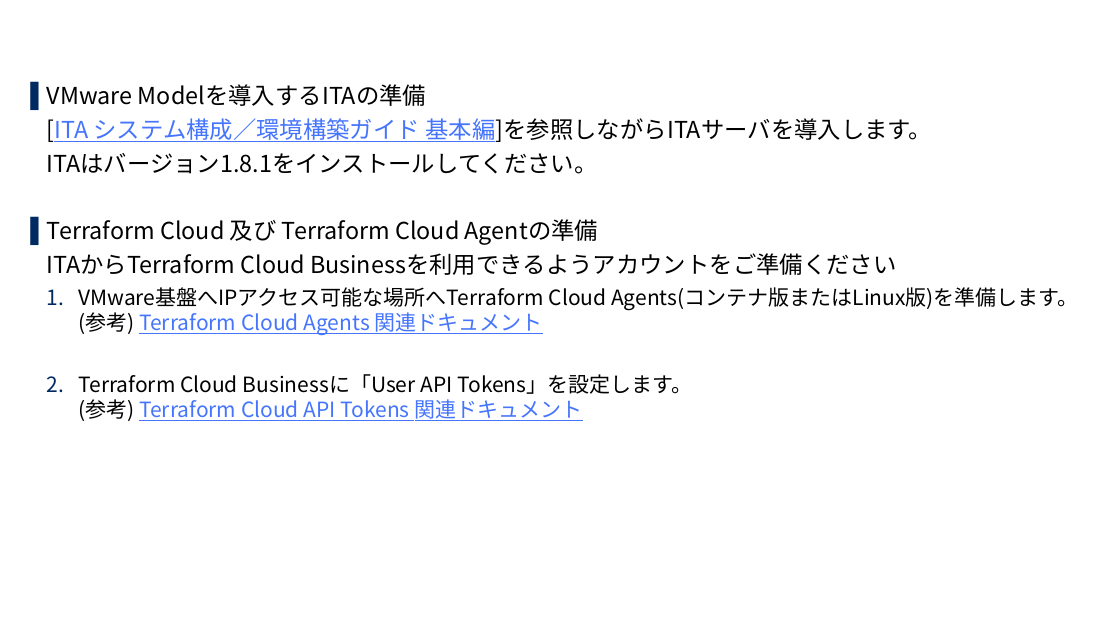
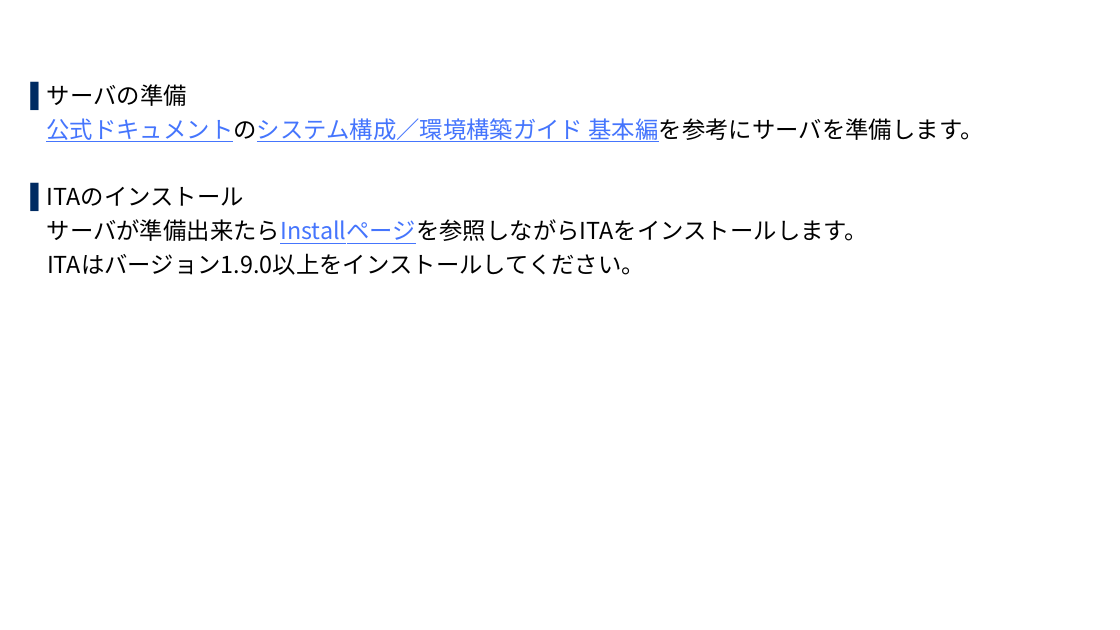
Before and after one commit to exastro-suite/SettingSamples-VMware, a slide deck: slide 9 of docs/setting-samples-vmware-install_ja.pptx (slide 6 before the commit). Drawn at 1120x630 pixels with LibreOffice and Linux fonts; fonts in the diff are those of the drawing; background and template pictures are left out. Boxes give left, top, right and bottom in pixels: in the first picture for what was removed or moved away, otherwise in the second. Text is boxed around its words. In the diff, an @@ line names an element or a change of style, - is before the commit and + after.

```diff
--- a/docs/setting-samples-vmware-install_ja.pptx
+++ b/docs/setting-samples-vmware-install_ja.pptx
@@ text at (46, 84, 984, 275): text changed @@
-▌ VMware Modelを導入するITAの準備
-[ITA システム構成／環境構築ガイド 基本編]を参照しながらITAサーバを導入します。
-ITAはバージョン1.8.1をインストールしてください。
-▌ Terraform Cloud 及び Terraform Cloud Agentの準備
-ITAからTerraform Cloud Businessを利用できるようアカウントをご準備ください
-  1. VMware基盤へIPアクセス可能な場所へTerraform Cloud Agents(コンテナ版またはLinux版)を準備します。
-     (参考) Terraform Cloud Agents 関連ドキュメント
-  2. Terraform Cloud Businessに「User API Tokens」を設定します。
-     (参考) Terraform Cloud API Tokens 関連ドキュメント
+▌ サーバの準備
+公式ドキュメントのシステム構成／環境構築ガイド 基本編を参考にサーバを準備します。
+▌ ITAのインストール
+サーバが準備出来たらInstallページを参照しながらITAをインストールします。
+ITAはバージョン1.9.0以上をインストールしてください。
@@ title at (47, 289, 64, 305): text changed @@
-Ⅱ-1. 導入準備
+2.1 ITAの準備
```
Also in this commit, not shown: 14 other slides changed, 28 slides added, 17 slides removed, 3 other files.
